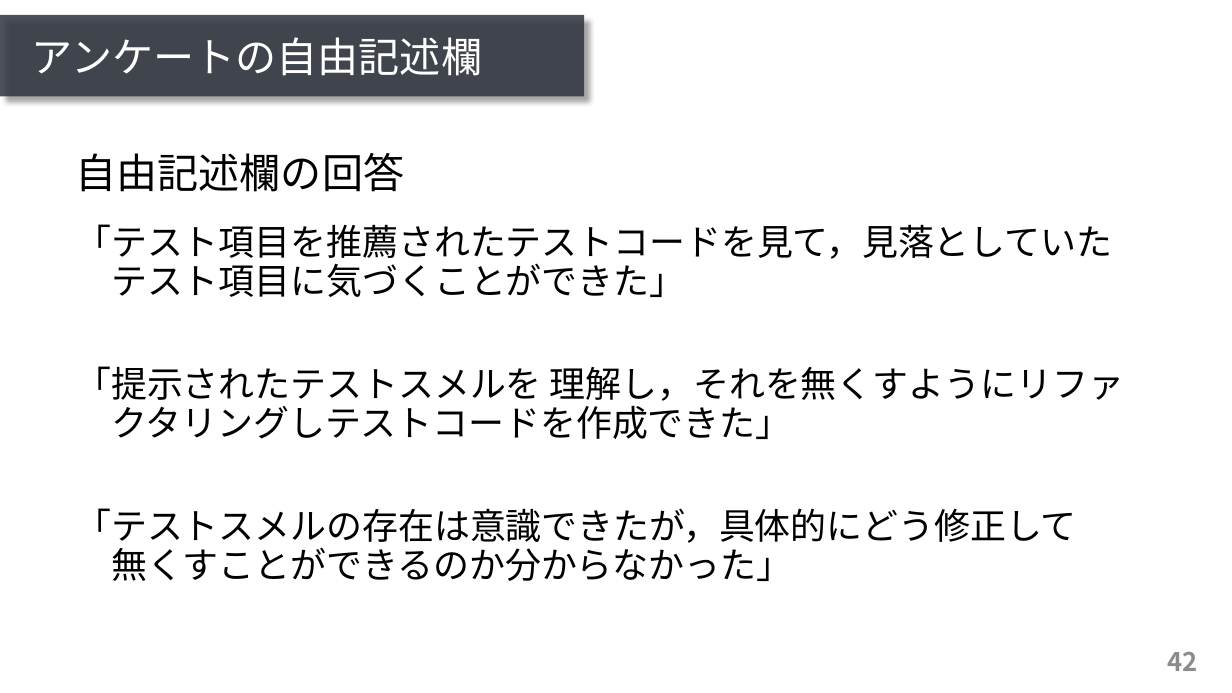
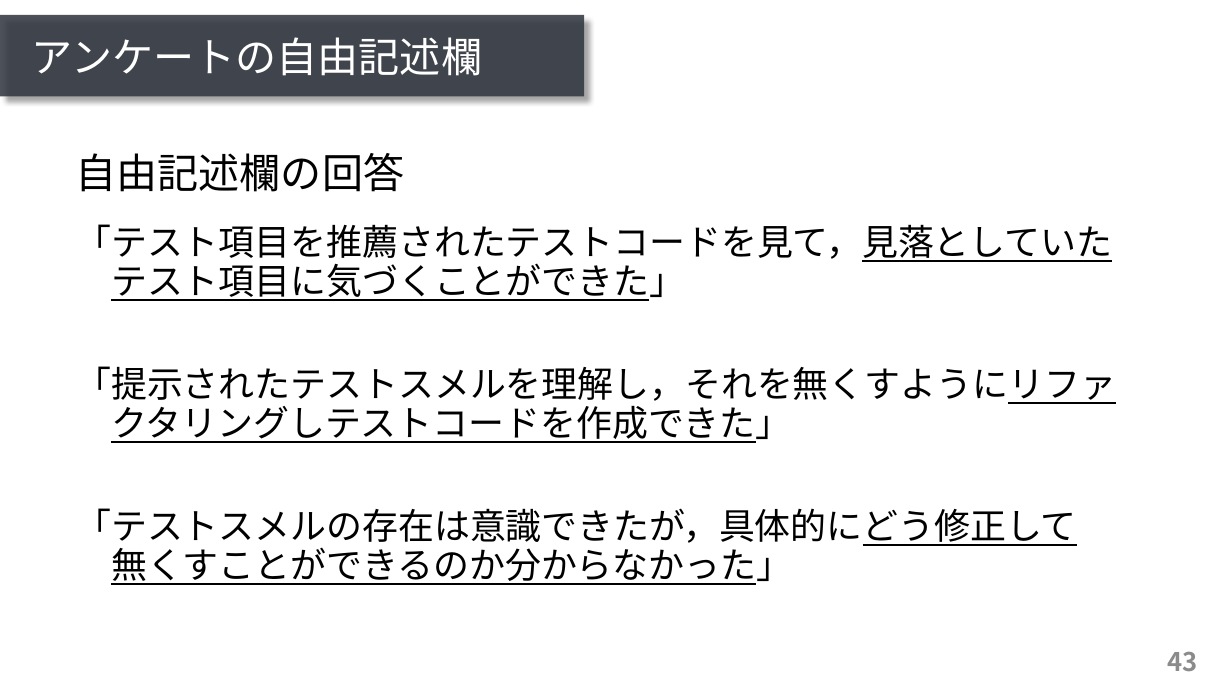
Before and after one commit to ryosuke-ku/mthesis2020-pre, a slide deck: slide 43 of presentation_kurachi.pptx (slide 42 before the commit). Drawn at 1232x693 pixels with LibreOffice and Linux fonts; fonts in the diff are those of the drawing. Boxes give left, top, right and bottom in pixels: in the first picture for what was removed or moved away, otherwise in the second. Text is boxed around its words. In the diff, an @@ line names an element or a change of style, - is before the commit and + after.

Commit message:
add

```diff
--- a/presentation_kurachi.pptx
+++ b/presentation_kurachi.pptx
@@ text at (75,224,1112,585): underline on in "「テスト項目を推薦されたテストコードを見て，見落としていた テスト項目に気づくことができた」", "「テストスメルの存在は意識できたが，具体的にどう修正して 無くすことができるのか分からなかった」" @@
@@ text at (75,366,1116,443): spaces changed @@
-「提示されたテストスメルを 理解し，それを無くすようにリファ
-クタリングしテストコードを作成できた」
+「提示されたテストスメルを理解し，それを無くすようにリファ
+クタリングしテストコードを作成できた」
@@ page number at (1168,652,1198,671): text changed @@
-42
+43
```
Also in this commit, not shown: 3 other slides changed, 1 slide added.
